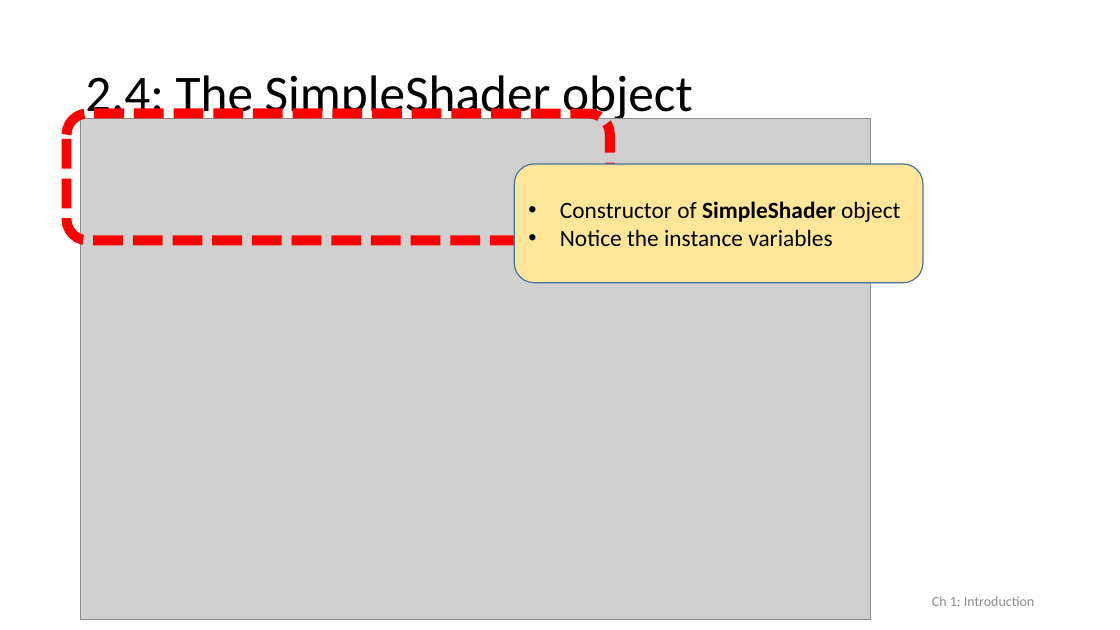
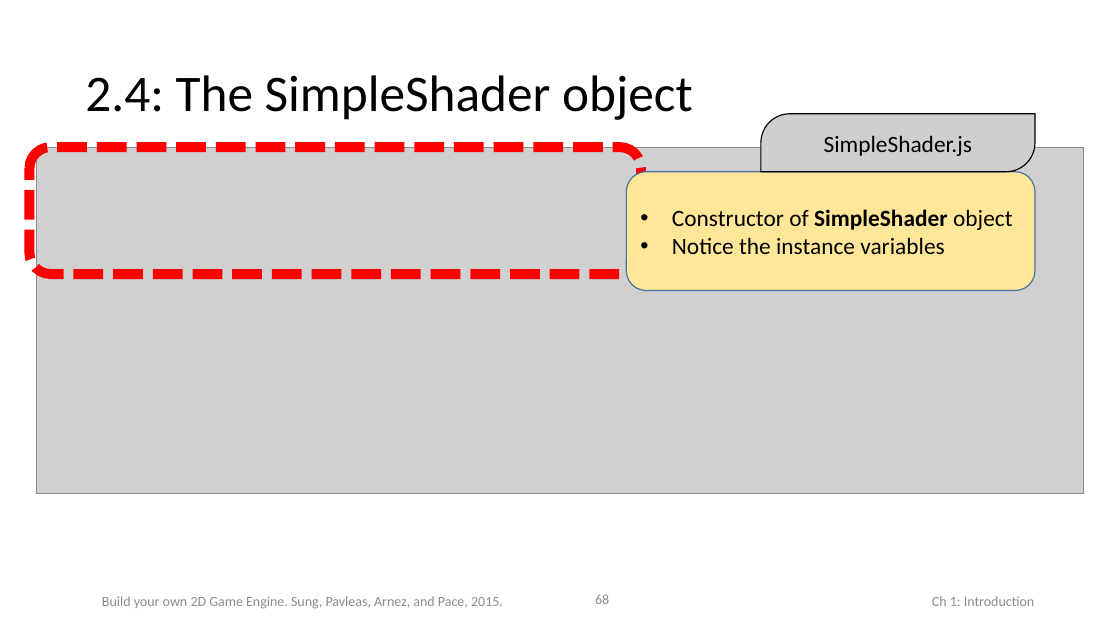
Before and after one commit to Apress/build-your-own-2d-game-engine, a slide deck: slide 68 of AdditionalMaterials/BookPPTs/Chap2.pptx. Drawn at 1120x630 pixels with LibreOffice and Linux fonts; fonts in the diff are those of the drawing; grey boxes stand for pictures. Boxes give left, top, right and bottom in pixels: in the first picture for what was removed or moved away, otherwise in the second. Text is boxed around its words. In the diff, an @@ line names an element or a change of style, - is before the commit and + after.

Commit message:
Udpate: 2.4 SimpleShader::ActivateShader

```diff
--- a/AdditionalMaterials/BookPPTs/Chap2.pptx
+++ b/AdditionalMaterials/BookPPTs/Chap2.pptx
@@ round diag rect added at box(761, 113, 1035, 171), fill #D0CECE, outline #000000 1 pt, 20 pt, text #000000 @@
+SimpleShader.js
@@ rounded rectangle: place and size @@
-rounded rectangle at box(66, 113, 610, 240)
+rounded rectangle at box(29, 147, 641, 274)
@@ picture: place and size @@
-picture at box(81, 118, 870, 619)
+picture at box(36, 147, 1084, 494)
@@ rounded rectangle "Constructor of SimpleShader object": place and size @@
-rounded rectangle "Constructor of SimpleShader object" at box(514, 164, 923, 282)
+rounded rectangle "Constructor of SimpleShader object" at box(627, 172, 1035, 291)
@@ text added at box(102, 596, 503, 609), 12 pt, text #8C8C8C @@
+Build your own 2D Game Engine. Sung, Pavleas, Arnez, and Pace, 2015.
@@ page number added at box(595, 594, 609, 604), 12 pt, text #8C8C8C @@
+68
```
Also in this commit, not shown: 3 other slides changed.
